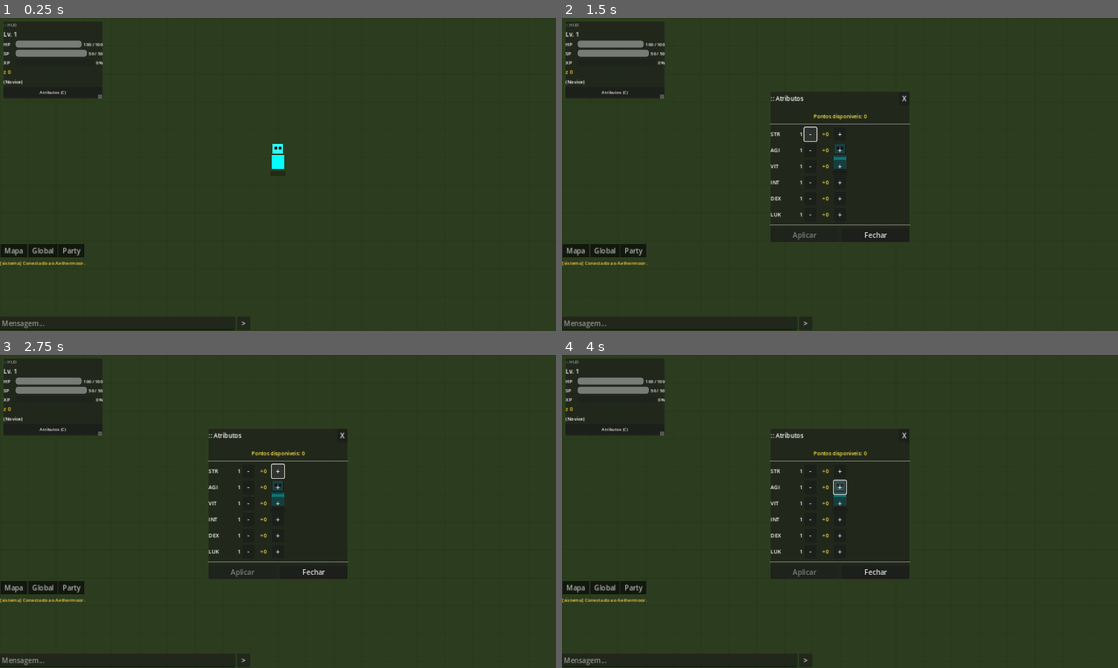
Above: before the commit, frames 1-4 (two rows, left to right).
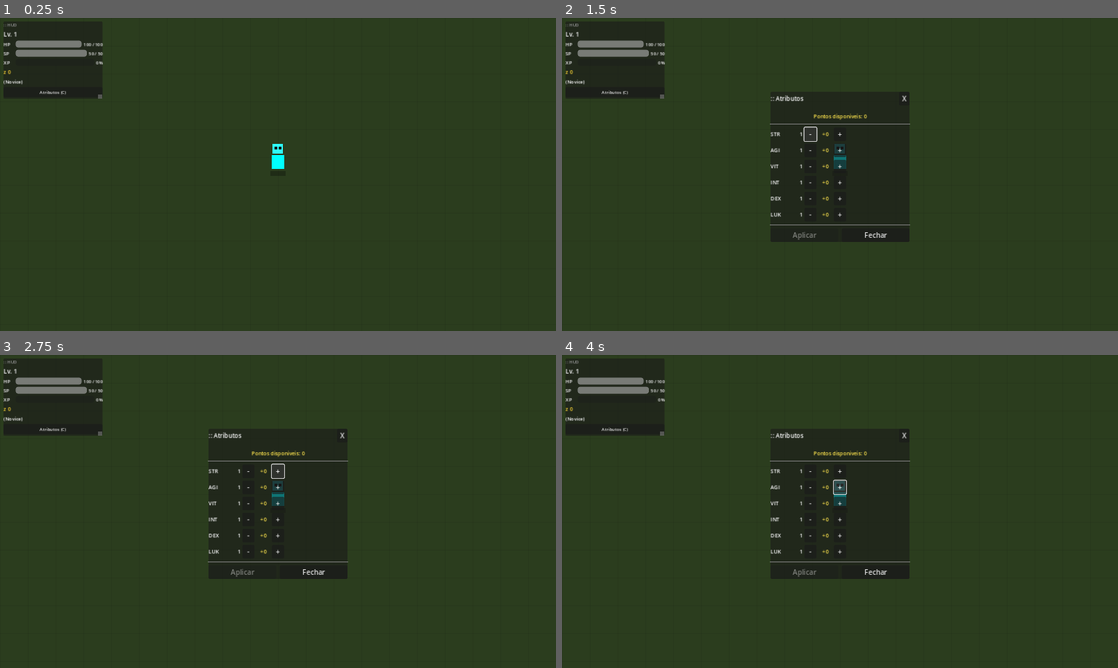
Above: after the commit, the same moments.

Repository: renash2me/Game-1.0
Game: Godot game, scene res://scenes/game_world.tscn
Same seed, same stepped clock (60 frames per second), same inputs: the game is played once before the commit and once after it. This scene is started directly instead of the project's main scene.
Inputs:
- Up to frame 1 (0.25 s): no input
- Up to frame 2 (1.5 s): click "Atributos (C)" at 0.5 s; click "-" at 1.25 s
- Up to frame 3 (2.75 s): click "+" at 2 s
- Up to frame 4 (4 s): click "-" at 2.75 s; click "+" at 3.5 s

The runs differ from the first frame. In frame 1, 1.0% of the frame differs, in the area x 0-45%, y 72-100%; in frame 2, 1.0%; in frame 3, 1.0%; in frame 4, 1.0%.

Commit message:
fix: inventário visível bloqueava todo clique esquerdo (movimento quebrado)
_inv_ui e _chat_ui não tinham visible=false no _ready(), então a guarda
`if _inv_ui.visible: return` bloqueava 100% dos cliques de movimento.

Também adiciona log de debug para move_received no servidor.

Co-Authored-By: Claude Sonnet 4.6 <noreply@anthropic.com>
Claude-Session: https://claude.ai/code/session_01KzEqHDrWbGyHQtNhqA5Y96

Diff:
--- a/client/scripts/ui/game_world.gd
+++ b/client/scripts/ui/game_world.gd
@@ -28,6 +28,10 @@
 	_local_name = str(GameState.character.get("name", ""))
 	CharacterData.apply_from_response(GameState.character)
 	_add_ground()
+
+	# Inventário e chat começam escondidos
+	_inv_ui.visible = false
+	_chat_ui.visible = false
 
 	var px : float = GameState.character.get("pos_x", 0.0)
 	var py : float = GameState.character.get("pos_y", 0.0)
Not shown, changed: server/app/ws/handlers.py
